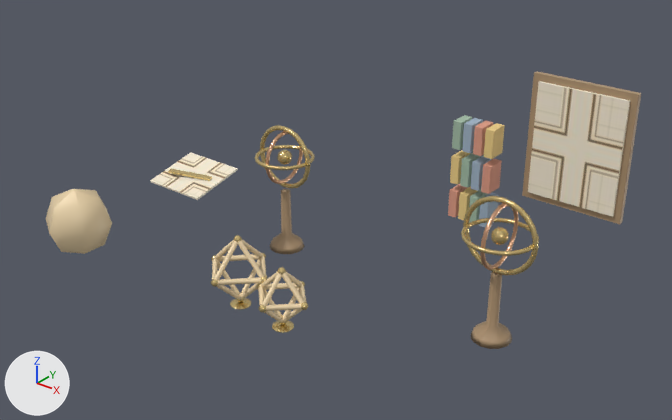
An edit to the glTF model assets/equipment/spatial_instruments.glb, drawn before and after from the same camera.
Both versions are drawn from a 50 mm camera at (0.08, -3.69, 6.93) aimed at (-3.58, 0.89, 4.09). The lights are fixed; the arrows at lower left show +X, +Y and +Z. The older version comes first. Vertices at exactly the same position are counted once.

In view in the first picture: 'Poly_1', 'Poly_1_Display_Foot', 'Poly_2', 'Poly_2_Display_Foot', 'Poly_3', 'Spatial_Static_Instruments'.
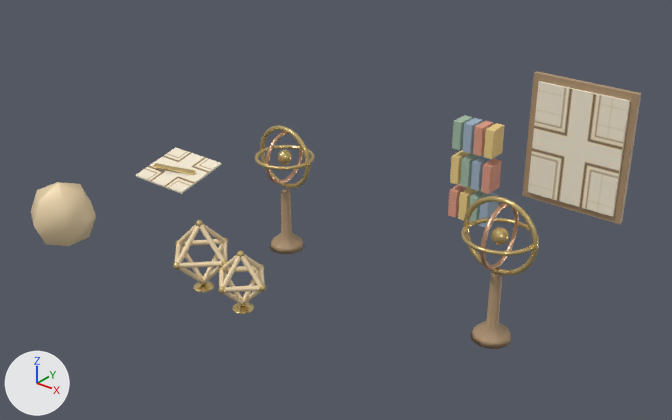
Boxes (x1, y1, x2, y2) around the edits, measured in the pictures (672 x 420 px; the box of a moved part takes in the faces that stretch with it):
'Spatial_Static_Instruments', reshaped: before (150, 71, 641, 349); after (135, 71, 641, 349)
'Poly_3', moved: before (46, 189, 112, 254); after (31, 182, 96, 246)
'Poly_1', moved: before (211, 235, 268, 302); after (173, 220, 228, 285)
'Poly_2', moved: before (257, 267, 308, 325); after (218, 250, 266, 307)
'Poly_2_Display_Foot', moved: before (272, 320, 294, 333); after (233, 302, 254, 314)
'Poly_1_Display_Foot', moved: before (230, 298, 251, 310); after (193, 281, 214, 292)
part 1 of me_spatial_static_instruments_mesh, moved or reshaped: before (168, 169, 212, 181); after (153, 163, 196, 175)
part 2 of me_spatial_static_instruments_mesh, moved or reshaped: before (150, 152, 238, 200); after (135, 147, 222, 194)

The change, as a diff of the scene's bpy script:
```diff
--- a/assets/equipment/spatial_instruments.glb.py
+++ b/assets/equipment/spatial_instruments.glb.py
@@ me_spatial_static_instruments_mesh @@
 # used by ob_spatial_static_instruments; location = (0.0, 0.0, 0.0)
-me_spatial_static_instruments_mesh.from_pydata(...)  # 1576 vertices, 3000 faces; spans x -5.35..-1.95, y 0.71..1.96, z 3.18..5.01
+me_spatial_static_instruments_mesh.from_pydata(...)  # 1576 vertices, 3000 faces; spans x -5.53..-1.95, y 0.71..1.96, z 3.18..5.01
+# me_spatial_static_instruments_mesh part 1: the loose piece of 8 vertices spanning x -5.27..-4.89, y 0.83..0.97, z 3.94..3.96 is moved by (-0.18, 0.0, 0.0)
+# me_spatial_static_instruments_mesh part 2: the loose piece of 8 vertices spanning x -5.35..-4.81, y 0.71..1.17, z 3.87..3.99 is moved by (-0.18, 0.0, 0.0)
 me_spatial_static_instruments_mesh.materials.append(mat_spi_walnut)
@@ ob_poly_1 @@
 ob_poly_1 = bpy.data.objects.new('Poly_1', me_poly_1_mesh)
-ob_poly_1.location = (-3.72, 0.05, 3.942)
+ob_poly_1.location = (-4.07, 0.05, 3.942)
@@ ob_poly_1_display_foot @@
 ob_poly_1_display_foot = bpy.data.objects.new('Poly_1_Display_Foot', me_poly_1_display_foot_mesh)
-ob_poly_1_display_foot.location = (-3.72, 0.05, 3.675)
+ob_poly_1_display_foot.location = (-4.07, 0.05, 3.675)
@@ ob_poly_2 @@
 ob_poly_2 = bpy.data.objects.new('Poly_2', me_poly_2_mesh)
-ob_poly_2.location = (-3.32, 0.02, 3.902)
+ob_poly_2.location = (-3.67, 0.02, 3.902)
@@ ob_poly_2_display_foot @@
 ob_poly_2_display_foot = bpy.data.objects.new('Poly_2_Display_Foot', me_poly_2_display_foot_mesh)
-ob_poly_2_display_foot.location = (-3.32, 0.02, 3.675)
+ob_poly_2_display_foot.location = (-3.67, 0.02, 3.675)
@@ ob_poly_3 @@
 ob_poly_3 = bpy.data.objects.new('Poly_3', me_poly_3_mesh)
-ob_poly_3.location = (-5.08, -0.18, 3.96)
+ob_poly_3.location = (-5.26, -0.18, 3.96)
```
